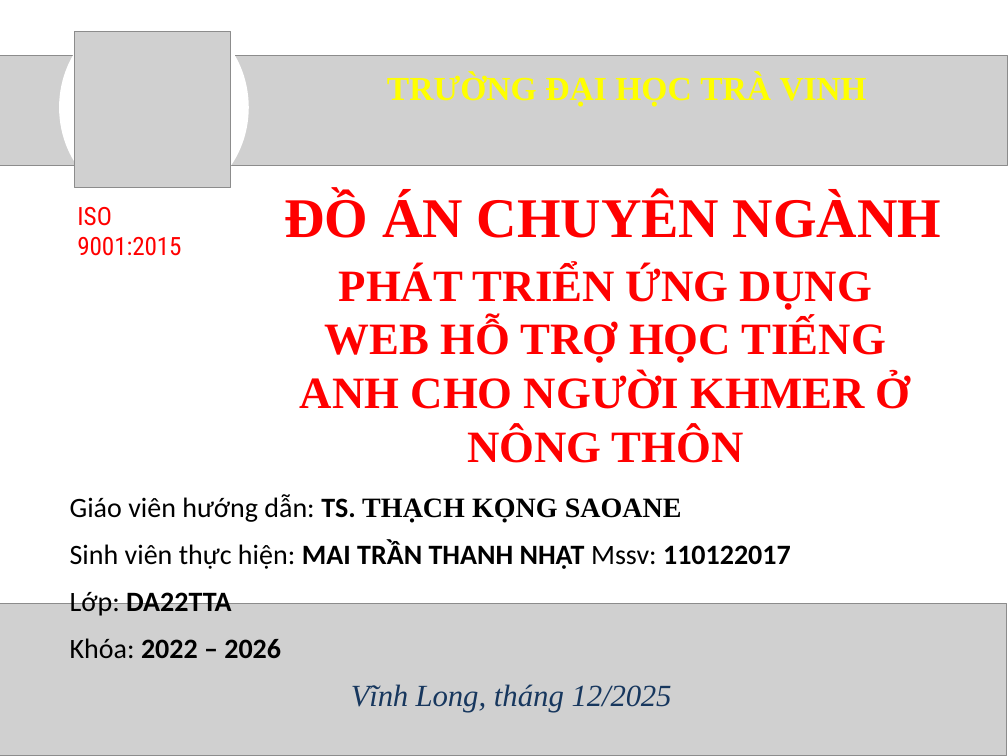
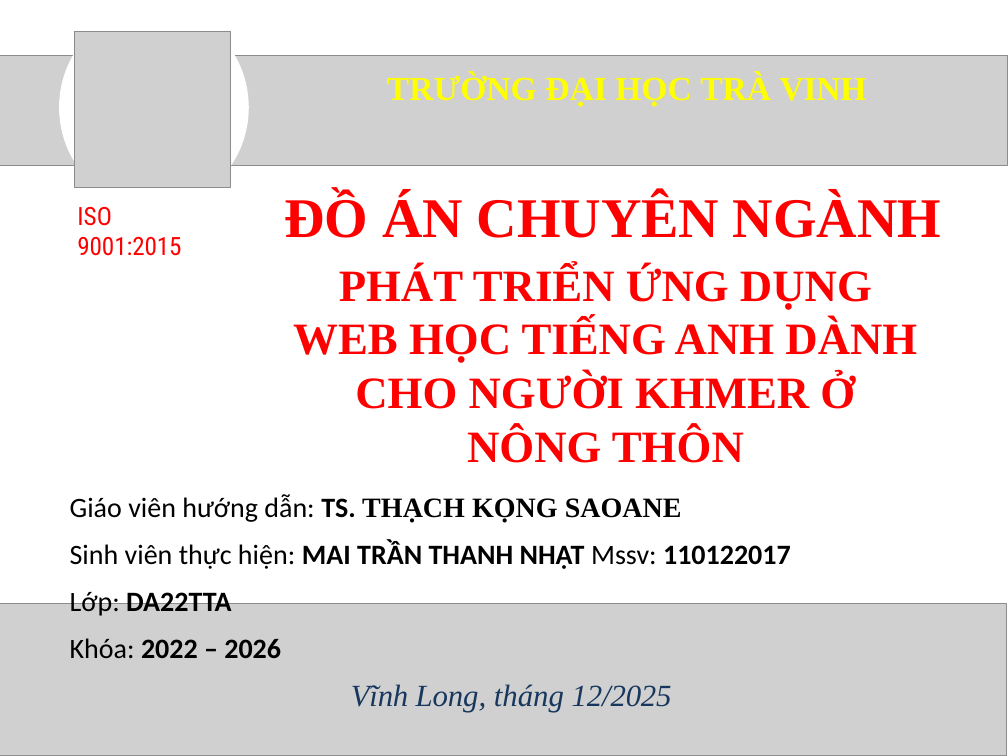
Before and after one commit to NhatThanh115/CN-DA22TTA-Mai-Tran-Thanh-Nhat, a slide deck: slide 1 of thesis/Báo cáo chuyên ngành - Mai Trần Thanh Nhật/DoAnChuyenNganh - Mai Tran Thanh Nhat - 110122017.pptx. Drawn at 1008x756 pixels with LibreOffice and Linux fonts; fonts in the diff are those of the drawing; grey boxes stand for pictures. Boxes give left, top, right and bottom in pixels: in the first picture for what was removed or moved away, otherwise in the second. Text is boxed around its words. In the diff, an @@ line names an element or a change of style, - is before the commit and + after.

```diff
--- a/thesis/Báo cáo chuyên ngành - Mai Trần Thanh Nhật/DoAnChuyenNganh - Mai Tran Thanh Nhat - 110122017.pptx
+++ b/thesis/Báo cáo chuyên ngành - Mai Trần Thanh Nhật/DoAnChuyenNganh - Mai Tran Thanh Nhat - 110122017.pptx
@@ text at [293,266,917,463]: text changed @@
-PHÁT TRIỂN ỨNG DỤNG WEB HỖ TRỢ HỌC TIẾNG ANH CHO NGƯỜI KHMER Ở NÔNG THÔN
+PHÁT TRIỂN ỨNG DỤNG WEB HỌC TIẾNG ANH DÀNH CHO NGƯỜI KHMER Ở NÔNG THÔN
```
Also in this commit, not shown: 3 other files.
